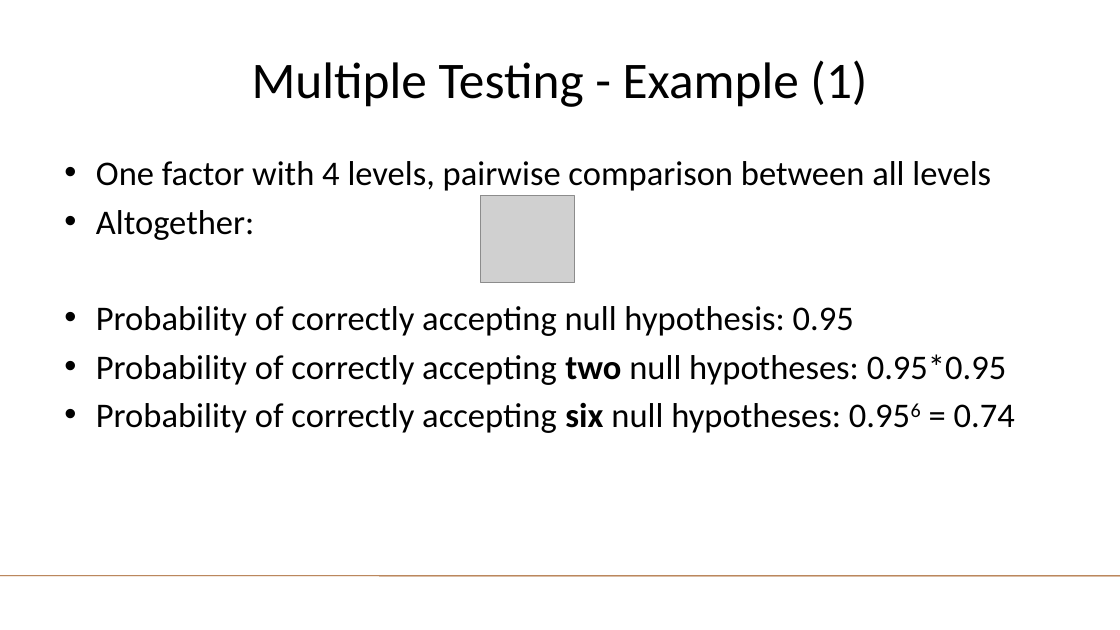
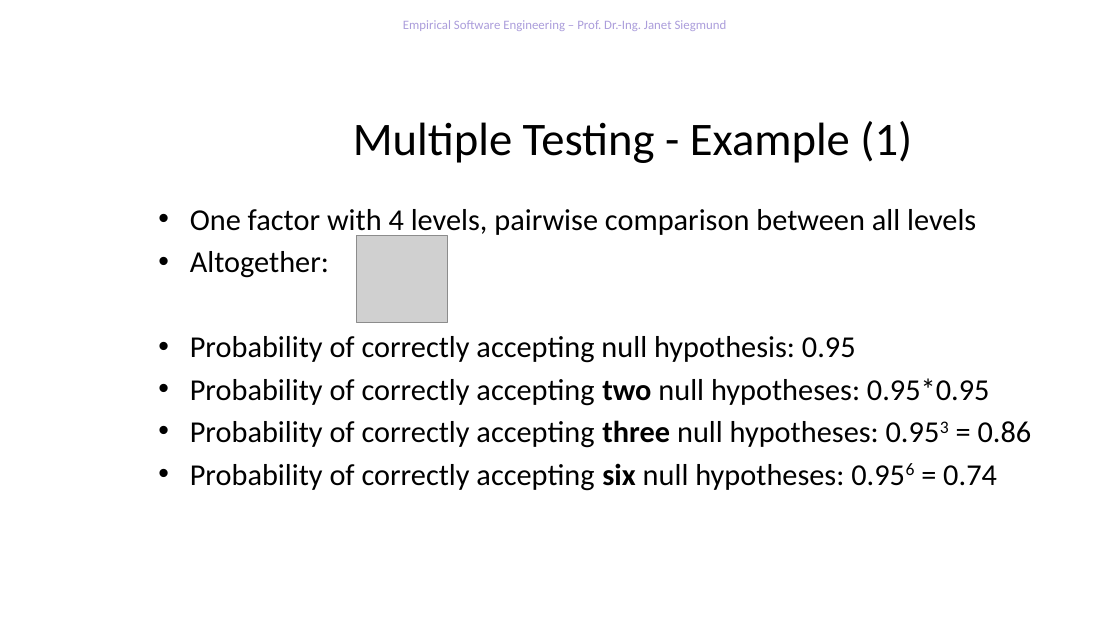
Before and after one commit to feigensp/lehre, a slide deck: slide 18 of ese/WS1920/04_Analysis.pptx (slide 60 before the commit). Drawn at 1120x630 pixels with LibreOffice and Linux fonts; fonts in the diff are those of the drawing; grey boxes stand for pictures; background and template pictures are left out. Boxes give left, top, right and bottom in pixels: in the first picture for what was removed or moved away, otherwise in the second. Text is boxed around its words. In the diff, an @@ line names an element or a change of style, - is before the commit and + after.

```diff
--- a/ese/WS1920/04_Analysis.pptx
+++ b/ese/WS1920/04_Analysis.pptx
@@ text added at box(403, 20, 727, 31), 11 pt, text #AB9DDB @@
+Empirical Software Engineering – Prof. Dr.-Ing. Janet Siegmund
@@ title "Multiple Testing - Example (1)": place and size @@
-title "Multiple Testing - Example (1)" at box(252, 60, 867, 107)
+title "Multiple Testing - Example (1)" at box(353, 121, 912, 163)
@@ title "Multiple Testing - Example (1)" at box(353, 121, 912, 163): size 44 to 40 pt @@
@@ text "One factor with 4 levels, ...": place and size @@
-text "One factor with 4 levels, ..." at box(96, 161, 1015, 433)
+text "One factor with 4 levels, ..." at box(190, 209, 1032, 491)
@@ text at box(190, 209, 997, 491): size 29.6 to 26 pt in "One factor with 4 levels, pairwise comparison ...", "Altogether:", "Probability of correctly accepting null hypothesis: 0.95", "Probability of correctly accepting two null hypotheses: ..." and 1 more places @@
@@ picture removed at box(481, 196, 574, 282) @@
@@ picture added at box(356, 236, 447, 323) @@
@@ text at box(190, 420, 1032, 448): paragraph added @@
+• Probability of correctly accepting three null hypotheses: 0.953 = 0.86
@@ line removed from (0, 576) to (1120, 576) @@
```
Also in this commit, not shown: 25 other slides changed, 4 slides added, 35 slides removed, 9 other files.
